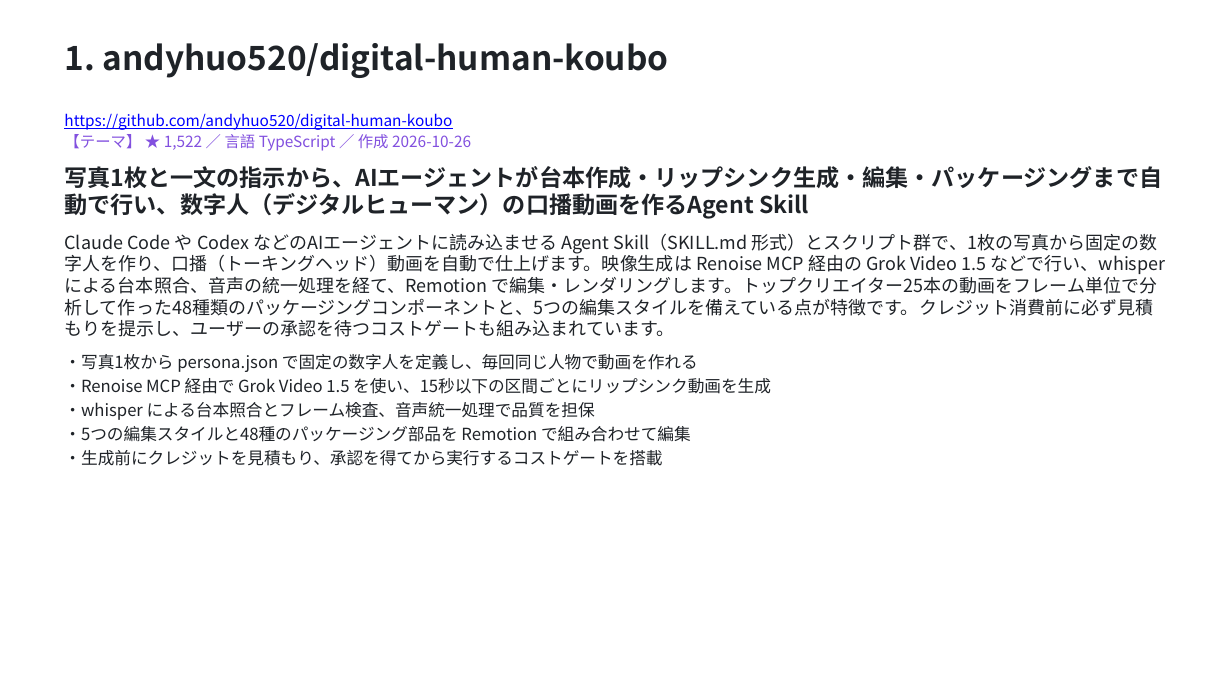
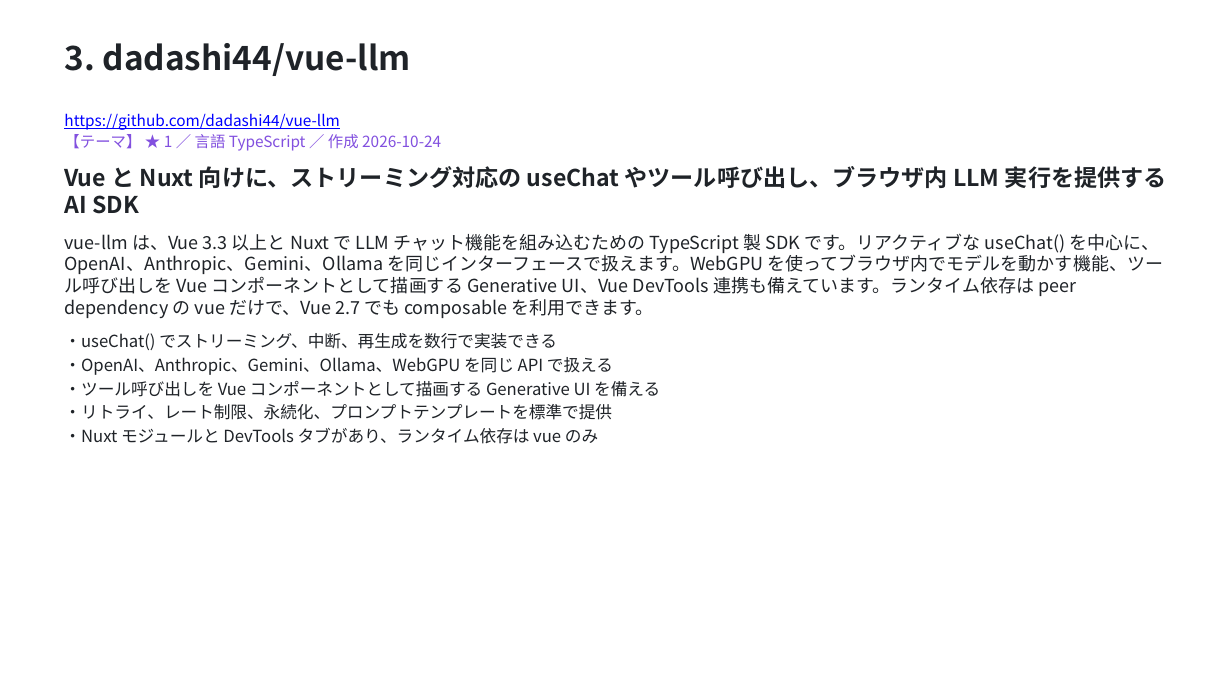
Before and after one commit to HORI-PNG/github_trend_checker, a slide deck: slide 19 of reports/2026-10-30/report.pptx (slide 3 before the commit). Drawn at 1232x693 pixels with LibreOffice and Linux fonts; fonts in the diff are those of the drawing. Boxes give left, top, right and bottom in pixels: in the first picture for what was removed or moved away, otherwise in the second. Text is boxed around its words. In the diff, an @@ line names an element or a change of style, - is before the commit and + after.

```diff
--- a/reports/2026-10-30/report.pptx
+++ b/reports/2026-10-30/report.pptx
@@ text at bbox=[64, 43, 411, 76]: text changed @@
-1. andyhuo520/digital-human-koubo
+3. dadashi44/vue-llm
@@ text at bbox=[64, 113, 1167, 444]: text changed @@
-https://github.com/andyhuo520/digital-human-koubo
-【テーマ】 ★ 1,522 ／ 言語 TypeScript ／ 作成 2026-10-26
-写真1枚と一文の指示から、AIエージェントが台本作成・リップシンク生成・編集・パッケージングまで自動で行い、数字人（デジタルヒューマン）の口播動画を作るAgent Skill
-Claude Code や Codex などのAIエージェントに読み込ませる Agent Skill（SKILL.md 形式）とスクリプト群で、1枚の写真から固定の数字人を作り、口播（トーキングヘッド）動画を自動で仕上げます。映像生成は Renoise MCP 経由の Grok Video 1.5 などで行い、whisper による台本照合、音声の統一処理を経て、Remotion で編集・レンダリングします。トップクリエイター25本の動画をフレーム単位で分析して作った48種類のパッケージングコンポーネントと、5つの編集スタイルを備えている点が特徴です。クレジット消費前に必ず見積もりを提示し、ユーザーの承認を待つコストゲートも組み込まれています。
-・写真1枚から persona.json で固定の数字人を定義し、毎回同じ人物で動画を作れる
-・Renoise MCP 経由で Grok Video 1.5 を使い、15秒以下の区間ごとにリップシンク動画を生成
-・whisper による台本照合とフレーム検査、音声統一処理で品質を担保
-・5つの編集スタイルと48種のパッケージング部品を Remotion で組み合わせて編集
-・生成前にクレジットを見積もり、承認を得てから実行するコストゲートを搭載
+https://github.com/dadashi44/vue-llm
+【テーマ】 ★ 1 ／ 言語 TypeScript ／ 作成 2026-10-24
+Vue と Nuxt 向けに、ストリーミング対応の useChat やツール呼び出し、ブラウザ内 LLM 実行を提供する AI SDK
+vue-llm は、Vue 3.3 以上と Nuxt で LLM チャット機能を組み込むための TypeScript 製 SDK です。リアクティブな useChat() を中心に、OpenAI、Anthropic、Gemini、Ollama を同じインターフェースで扱えます。WebGPU を使ってブラウザ内でモデルを動かす機能、ツール呼び出しを Vue コンポーネントとして描画する Generative UI、Vue DevTools 連携も備えています。ランタイム依存は peer dependency の vue だけで、Vue 2.7 でも composable を利用できます。
+・useChat() でストリーミング、中断、再生成を数行で実装できる
+・OpenAI、Anthropic、Gemini、Ollama、WebGPU を同じ API で扱える
+・ツール呼び出しを Vue コンポーネントとして描画する Generative UI を備える
+・リトライ、レート制限、永続化、プロンプトテンプレートを標準で提供
+・Nuxt モジュールと DevTools タブがあり、ランタイム依存は vue のみ
```
Also in this commit, not shown: 76 other slides changed, 1 slide added, 4 slides removed, 3 other files.
